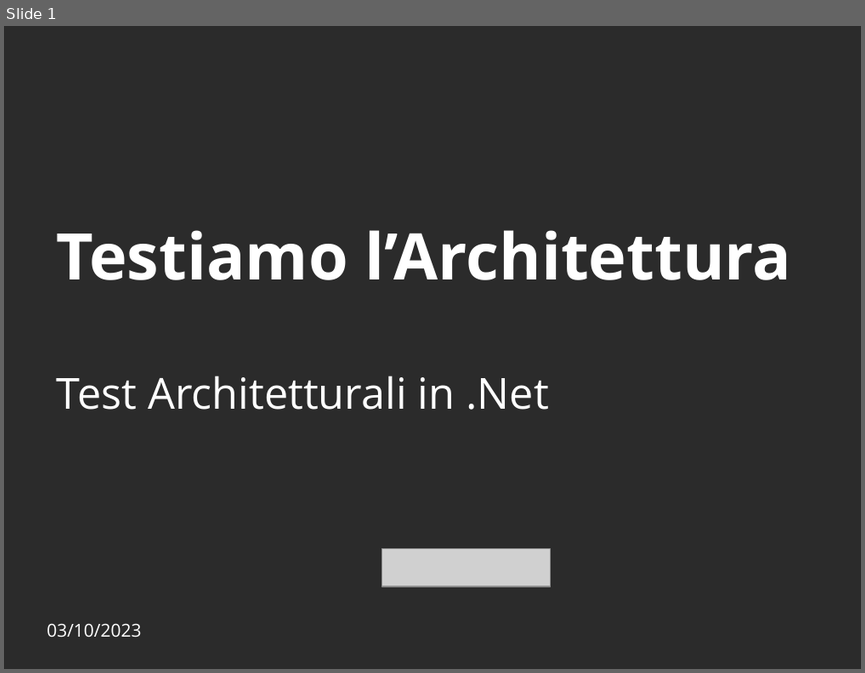
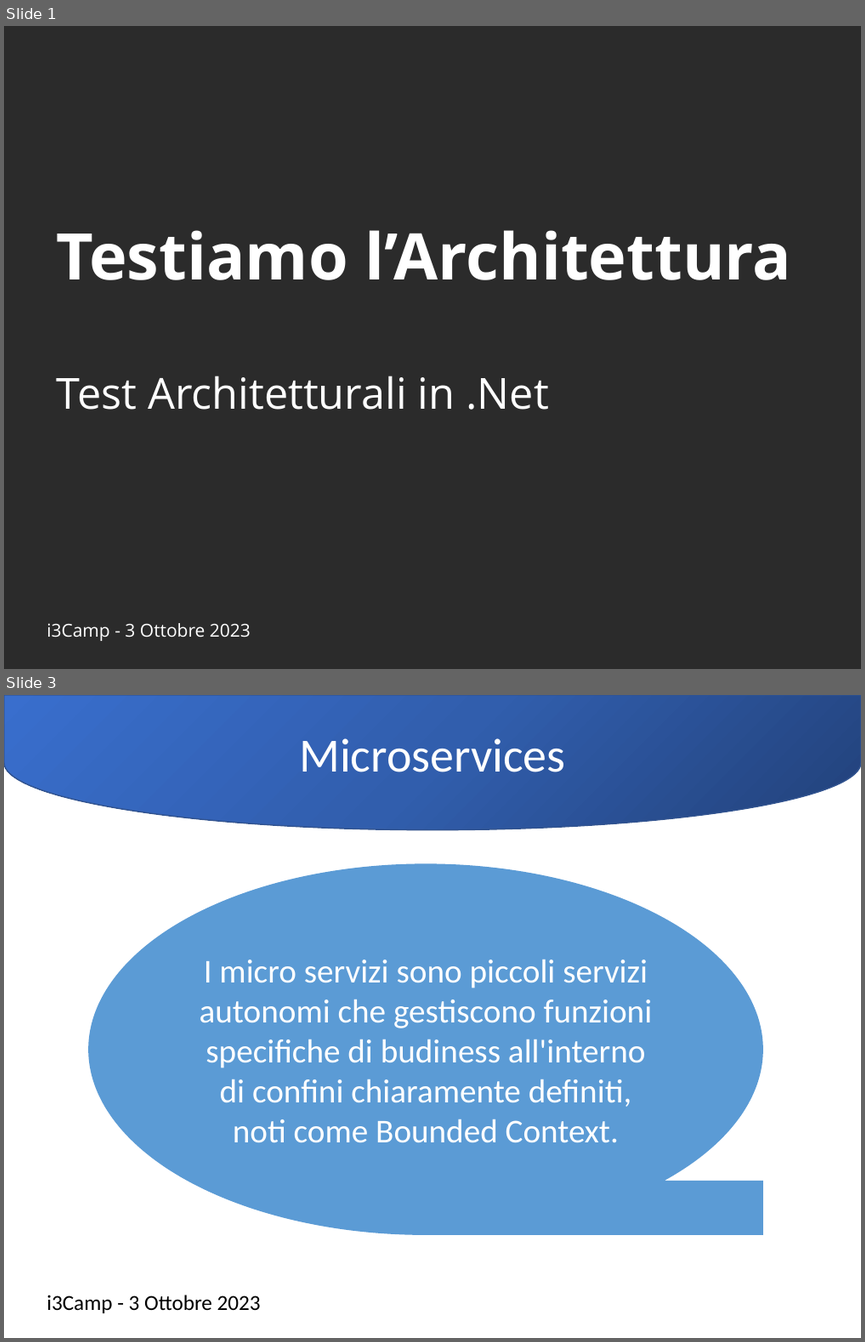
Before and after one commit to Ace68/slide, a slide deck: 2023/20231004-i3Camp/20231003-i3Camp.pptx. Shown one above the other, each under a label of ours: slide 1 before the commit, slides 1 and 3 after it; the slides between them are not shown. The pictures are 865x673 and 865x1342 pixels, drawn with LibreOffice and Linux fonts; fonts in the diff are those of the drawing; grey boxes stand for pictures; background and template pictures are left out; a plain dark background stands for a picture behind light text. Boxes give left, top, right and bottom in pixels: in the first picture for what was removed or moved away, otherwise in the second. Text is boxed around its words. In the diff, an @@ line names an element or a change of style, - is before the commit and + after.

Commit message:
i3Camp 2023-10

```diff
--- a/2023/20231004-i3Camp/20231003-i3Camp.pptx
+++ b/2023/20231004-i3Camp/20231003-i3Camp.pptx
@@ slide 3 added at (x1=4, y1=695, x2=861, y2=1338), background #FFFFFF @@
@@ flow chart delay added at (x1=4, y1=696, x2=860, y2=830), fill gradient #23427A to #315EAD to #3A6FCE, outline #325491 1 pt, 40 pt, text #FFFFFF @@
+Microservices
@@ flow chart magnetic tape added at (x1=88, y1=864, x2=762, y2=1235), fill #5B9BD5, 28 pt, text #FFFFFF @@
+I micro servizi sono piccoli servizi autonomi che gestiscono funzioni specifiche di budiness all'interno di confini chiaramente definiti, noti come Bounded Context.
@@ text added at (x1=46, y1=1294, x2=261, y2=1313), 18 pt, text #000000 @@
+i3Camp - 3 Ottobre 2023
@@ slide 1 changed as well @@
@@ picture removed at (x1=382, y1=548, x2=550, y2=585) @@
@@ text at (x1=46, y1=623, x2=250, y2=641): text changed @@
-03/10/2023
+i3Camp - 3 Ottobre 2023
```
Also in this commit, not shown: 6 other slides changed, 4 other slides added, 4 slides removed.
